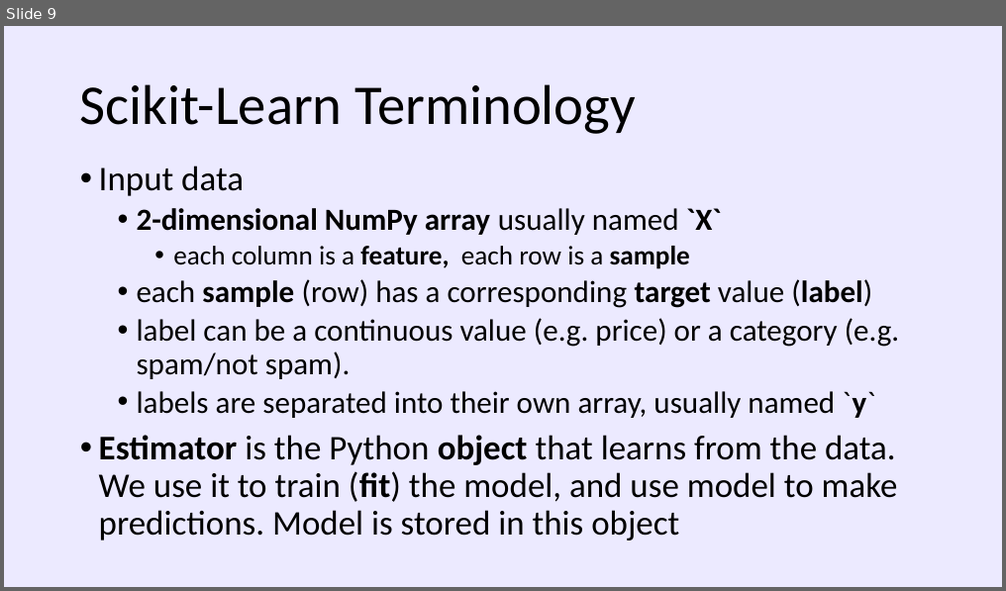
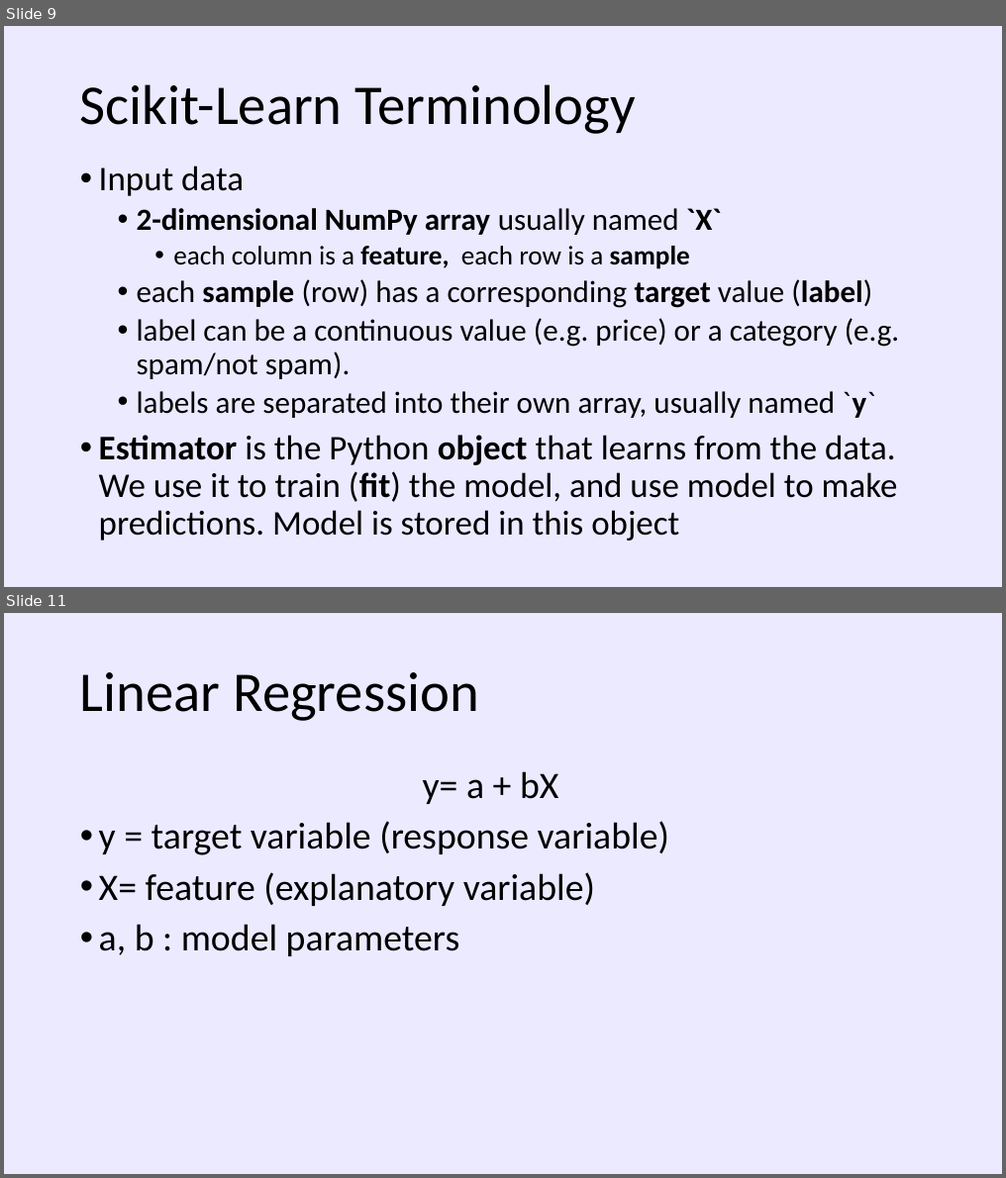
Before and after one commit to DataSciencePros/data_science_workshop, a slide deck: slides/intro to machine learning with scikit-learn.pptx. Shown one above the other, each under a label of ours: slide 9 before the commit, slides 9 and 11 after it; the slides between them are not shown. The pictures are 1006x591 and 1006x1178 pixels, drawn with LibreOffice and Linux fonts; fonts in the diff are those of the drawing. Boxes give left, top, right and bottom in pixels: in the first picture for what was removed or moved away, otherwise in the second. Text is boxed around its words. In the diff, an @@ line names an element or a change of style, - is before the commit and + after.

Commit message:
linear regression

```diff
--- a/slides/intro to machine learning with scikit-learn.pptx
+++ b/slides/intro to machine learning with scikit-learn.pptx
@@ slide 11 added at bbox=[4, 613, 1002, 1174], background #ECEAFF @@
@@ title added at bbox=[80, 672, 479, 721], 54 pt, text #000000 @@
+Linear Regression
@@ text added at bbox=[99, 771, 669, 957], 36 pt, text #000000 @@
+y= a + bX
+• y = target variable (response variable)
+• X= feature (explanatory variable)
+• a, b : model parameters
```
Also in this commit, not shown: 3 slides changed, 1 other slide added, 2 slides removed, 1 other file.
